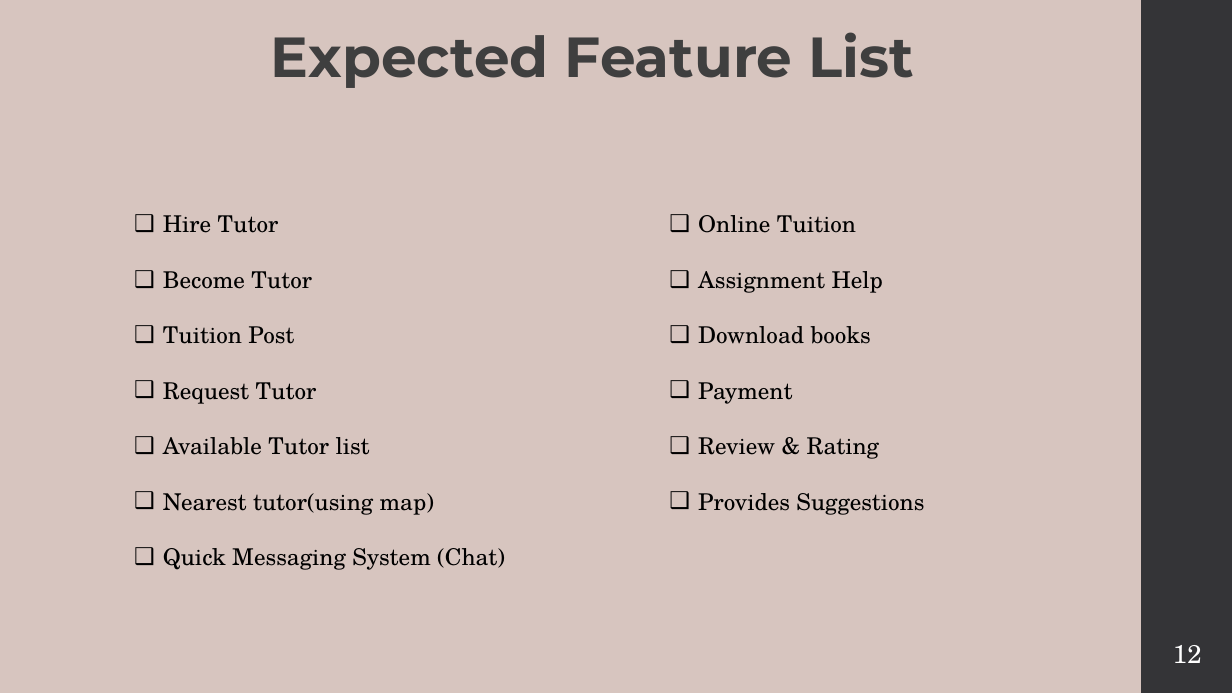
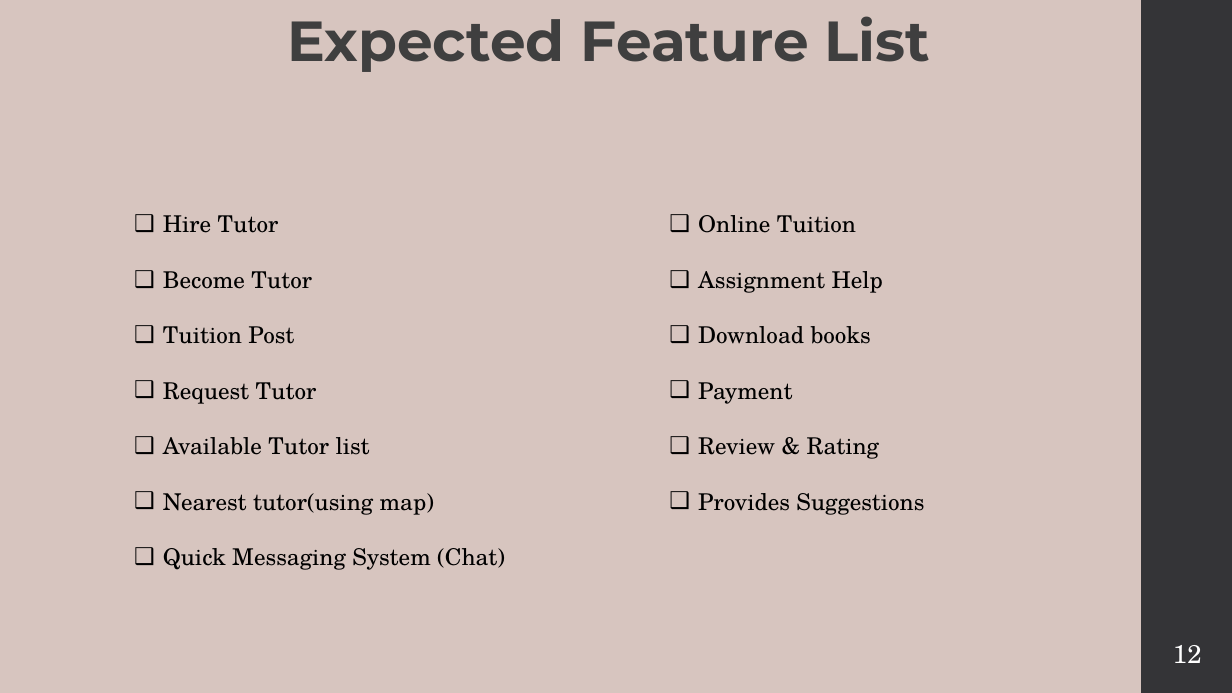
Before and after one commit to rayhanalshorif133/MSCSE-UIU, a slide deck: slide 12 of CSE-6159-SSA/Tuition Management System.pptx. Drawn at 1232x693 pixels with LibreOffice and Linux fonts; fonts in the diff are those of the drawing. Boxes give left, top, right and bottom in pixels: in the first picture for what was removed or moved away, otherwise in the second. Text is boxed around its words. In the diff, an @@ line names an element or a change of style, - is before the commit and + after.

```diff
--- a/CSE-6159-SSA/Tuition Management System.pptx
+++ b/CSE-6159-SSA/Tuition Management System.pptx
@@ text "Expected Feature List" moved from (x1=271, y1=32, x2=915, y2=88) to (x1=287, y1=16, x2=931, y2=72) @@
```
Also in this commit, not shown: 2 other slides changed, 3 other files.
